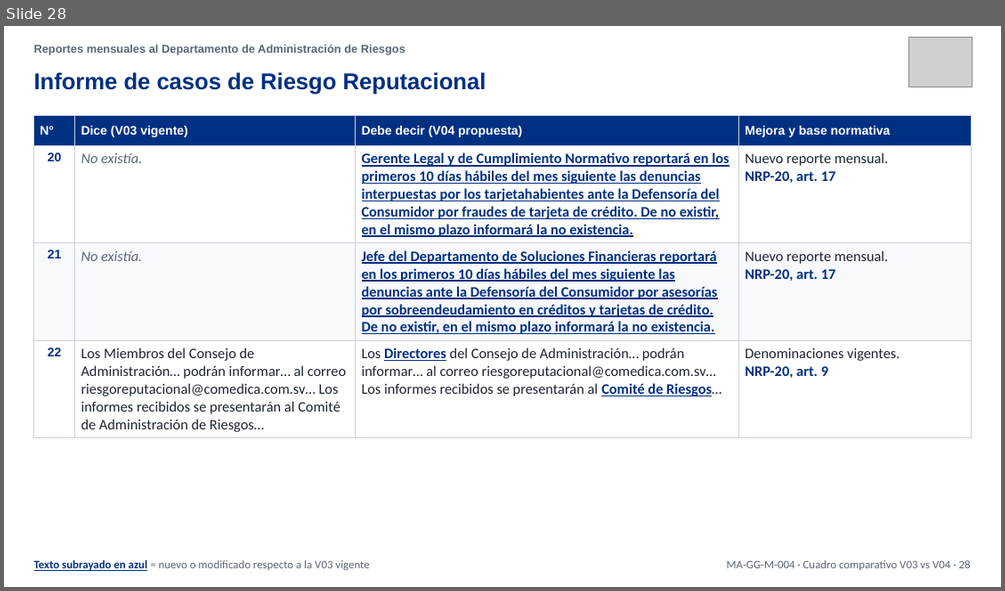
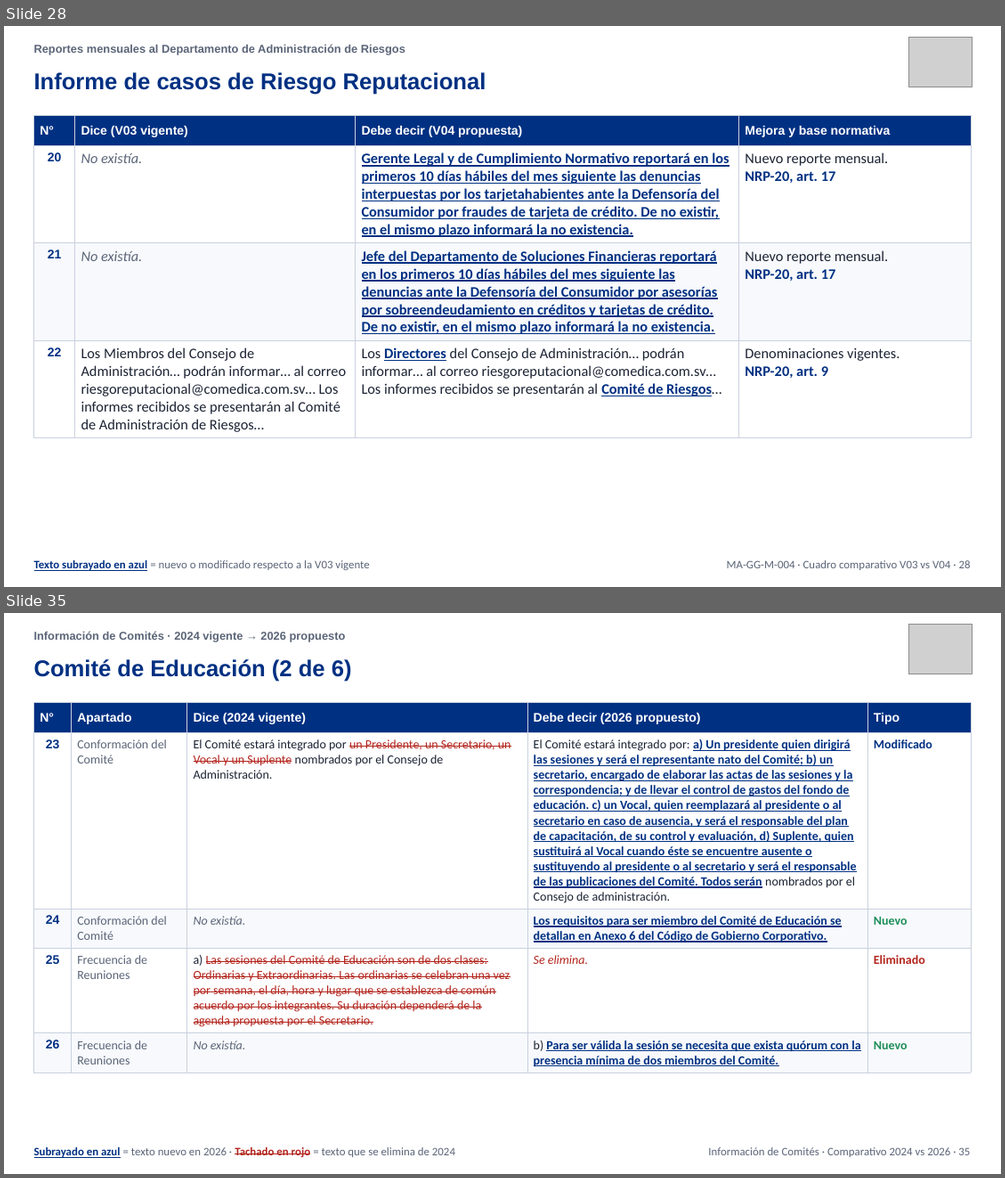
Before and after one commit to menjivar201280/riesgo, a slide deck: politicas/Comparativo_Comite_Riesgos_V03_vs_V04.pptx. Shown one above the other, each under a label of ours: slide 28 before the commit, slides 28 and 35 after it; the slides between them are not shown. The pictures are 1005x591 and 1005x1178 pixels, drawn with LibreOffice and Linux fonts; fonts in the diff are those of the drawing; grey boxes stand for pictures. Boxes give left, top, right and bottom in pixels: in the first picture for what was removed or moved away, otherwise in the second. Text is boxed around its words. In the diff, an @@ line names an element or a change of style, - is before the commit and + after.

```diff
--- a/politicas/Comparativo_Comite_Riesgos_V03_vs_V04.pptx
+++ b/politicas/Comparativo_Comite_Riesgos_V03_vs_V04.pptx
@@ slide 35 added at bbox=[4, 613, 1001, 1174], background #FFFFFF @@
@@ text added at bbox=[34, 631, 346, 642], 11 pt, text #5B6578, bold @@
+Información de Comités · 2024 vigente → 2026 propuesto
@@ picture added at bbox=[909, 625, 972, 674] @@
@@ text added at bbox=[34, 659, 352, 682], 22 pt, text #003082, bold @@
+Comité de Educación (2 de 6)
@@ table added at bbox=[34, 703, 971, 1070], 5 rows, 5 columns @@
+N° | Apartado | Dice (2024 vigente) | Debe decir (2026 propuesto) | Tipo
+23 | Conformación del Comité | El Comité estará integrado por un Presidente, un Secretario, un Vocal y un Suplente nombrados por el Consejo de Administración. | El Comité estará integrado por: a) Un presidente quien dirigirá las sesiones y será el representante nato del Comité; b) un secretario, encargado de elaborar las actas de las sesiones y la correspondencia; y de llevar el control de gastos del fondo de educación. c) un Vocal, quien reemplazará al presidente o al secretario en caso de ausencia, y será el responsable del plan de capacitación, de su control y evaluación, d) Suplente, quien sustituirá al Vocal cuando éste se encuentre ausente o sustituyendo al presidente o al secretario y será el responsable de las publicaciones del Comité. Todos serán nombrados por el Consejo de administración. | Modificado
+24 | Conformación del Comité | No existía. | Los requisitos para ser miembro del Comité de Educación se detallan en Anexo 6 del Código de Gobierno Corporativo. | Nuevo
+25 | Frecuencia de Reuniones | a) Las sesiones del Comité de Educación son de dos clases: Ordinarias y Extraordinarias. Las ordinarias se celebran una vez por semana, el día, hora y lugar que se establezca de común acuerdo por los integrantes. Su duración dependerá de la agenda propuesta por el Secretario. | Se elimina. | Eliminado
+26 | Frecuencia de Reuniones | No existía. | b) Para ser válida la sesión se necesita que exista quórum con la presencia mínima de dos miembros del Comité. | Nuevo
@@ text added at bbox=[34, 1147, 455, 1158], 11 pt, text #5B6578 @@
+Subrayado en azul = texto nuevo en 2026 · Tachado en rojo = texto que se elimina de 2024
@@ text added at bbox=[708, 1147, 970, 1157], 11 pt, text #5B6578 @@
+Información de Comités · Comparativo 2024 vs 2026 · 35
```
Also in this commit, not shown: 28 other slides changed, 41 other slides added.
